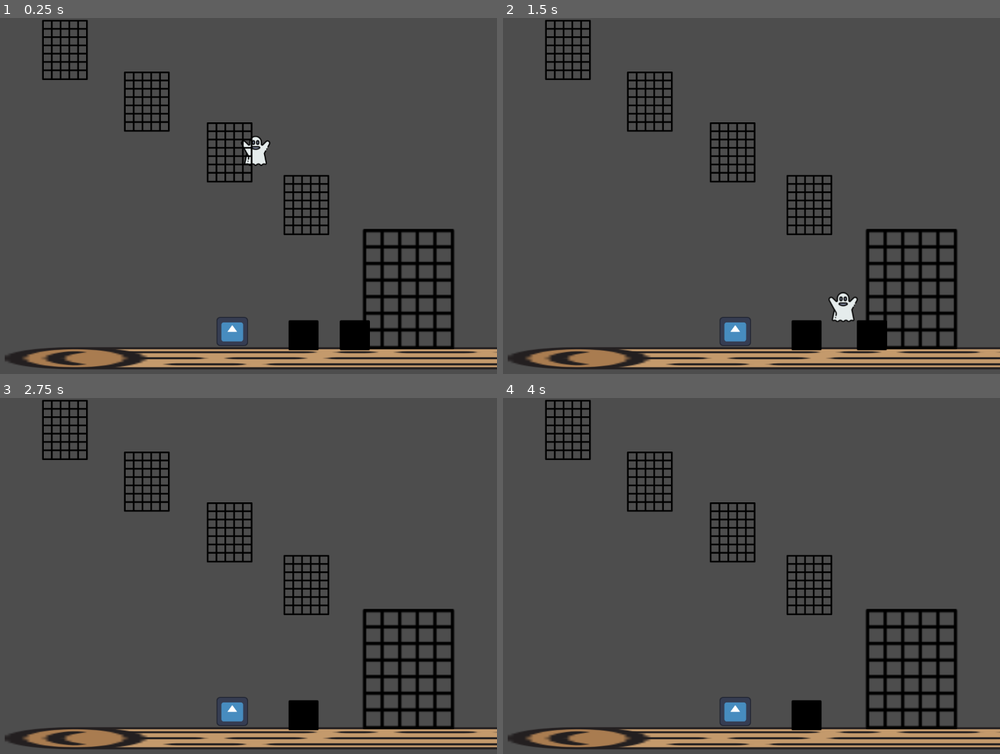
Above: before the commit, frames 1-4 (two rows, left to right).
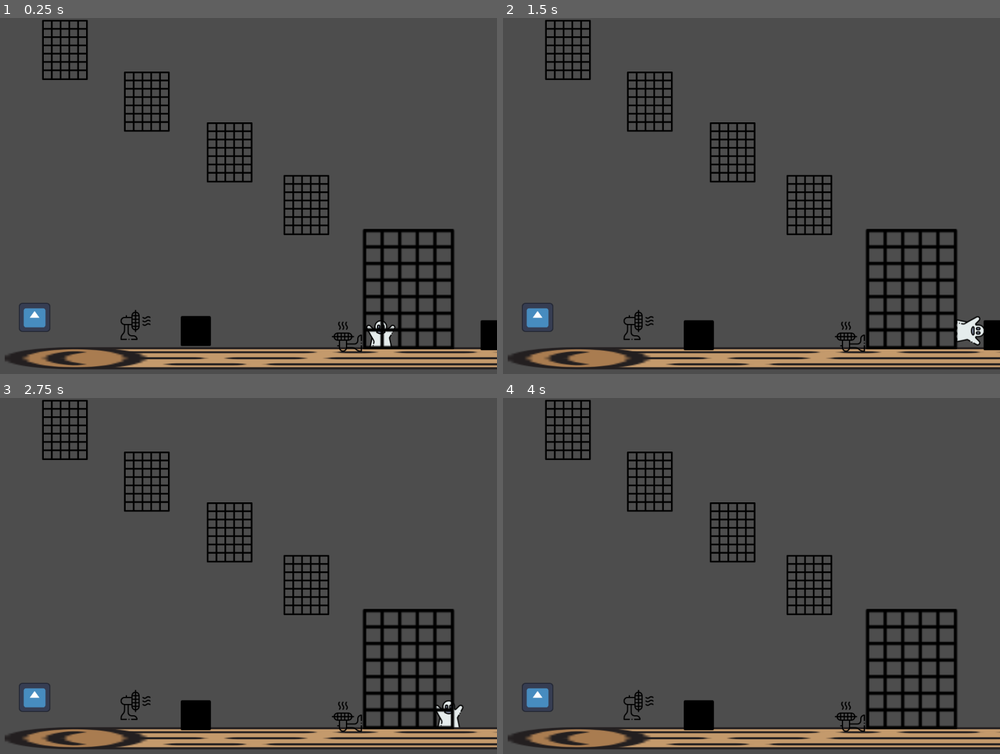
Above: after the commit, the same moments.

Repository: Shinkusen/Bug-me-out
Game: Godot game, scene res://tscn/cenario_1.tscn
Two runs of this game, one before a commit and one after it. Both use one fixed random seed, a clock stepped at 60 frames per second and the inputs below. The engine's default icon, where the game draws it, is replaced by a stand-in: a white triangle on a blue panel in a dark square.
Inputs:
- Up to frame 1 (0.25 s): no input
- Up to frame 2 (1.5 s): hold D (right) from 0.53 s (still down); tap Space (climb) at 0.6 s; tap W (up) at 0.77 s; tap Up (aumentar_linha) at 1.35 s
- Up to frame 3 (2.75 s): tap W (up) at 1.52 s; tap Space (climb) at 1.55, 2.1 s; release D (right) at 2.03 s; hold A (left) from 2.03 s (still down)
- Up to frame 4 (4 s): release A (left) at 2.78 s; hold D (right) from 2.78 s (still down); tap Down (diminuir_linha) at 2.85 s; tap W (up) at 3.02, 3.77 s; tap Space (climb) at 3.05, 3.8 s; tap E (eat) at 3.6 s

The runs differ from the first frame. In frame 1, 2.9% of the frame differs, in the area x 3-100%, y 33-94%; in frame 2, 3.2%, in the area x 3-100%, y 77-94%; in frame 3, 2.1%; in frame 4, 1.9%.

Commit message:
ventilador

Diff:
--- a/scripts/player.gd
+++ b/scripts/player.gd
@@ -37,6 +37,9 @@
 var current_web_length = 0.0
 var target_rope_length = 120.0 # Controle do tamanho da corda
 var hooked_object: RigidBody2D = null
+
+var wind_direction: Vector2 = Vector2.ZERO
+var wind_source_position: Vector2 = Vector2.ZERO
 
 func _init() -> void:
 	GameController.player = self
@@ -100,7 +103,7 @@
 	if input_direction.x > 0: facing = 1
 	elif input_direction.x < 0: facing = -1
 
-	# ---- CLIMBING (ESCALADA) ----
+	# ---- CLIMBING ----
 	if climbing:
 		if input_direction != Vector2.ZERO:
 			velocity = input_direction * speed
@@ -108,18 +111,68 @@
 		else:
 			velocity = velocity.move_toward(Vector2.ZERO, speed)
 
-		# CORREÇÃO AQUI: Chamamos o movimento antes de sair
+		# Se quiser vento na grade, insira lógica simples aqui
 		move_and_slide()
-		return # Agora podemos sair, pois já nos movemos
-
-	# ---- MOVIMENTO NORMAL (Gravidade + Andar) ----
+		return
+
+	# ---- CÁLCULO DO VENTO REALISTA (ATENUAÇÃO) ----
+	var final_wind_velocity = Vector2.ZERO
+
+	if wind_direction != Vector2.ZERO:
+		# 1. Calcular Distância
+		# Usamos distance_to para saber quão longe estamos do ventilador
+		var dist = global_position.distance_to(wind_source_position)
+
+		# Clamp para segurança (evita divisão por zero ou força infinita se encostar no ventilador)
+		# Mínimo 50px, Máximo 300px (alcance do Area2D)
+		dist = clamp(dist, 50.0, 300.0)
+
+		# 2. Calcular Força de Levitação (Eixo Y)
+		# Matemática: Queremos que em 150px a força seja igual a Gravidade (~16.3 per frame)
+		# Constante K = Força_Desejada * Distancia = 16.3 * 150 = 2445
+		var levitation_force = 2445.0 / dist
+
+		# Aplicamos essa força na direção Y
+		# Se estiver segurando bloco, reduzimos a força pela metade (fica mais pesado)
+		if current_web_state == WebState.CARRYING:
+			levitation_force *= 0.5
+
+		final_wind_velocity.y = wind_direction.y * levitation_force
+
+		# 3. Calcular Empurrão Horizontal (Eixo X)
+		# Também usamos a distância: mais perto = empurrão mais forte
+		var push_force_x = 0.0
+		if wind_direction.x != 0:
+			# Fórmula empírica: Perto (50px) = 400 speed, Longe (300px) = 66 speed
+			push_force_x = 20000.0 / dist
+
+			# Regra de Jogabilidade: Se estiver no chão, o atrito segura um pouco
+			if is_on_floor() or current_web_state == WebState.CARRYING:
+				push_force_x = clamp(push_force_x, 0, 100.0) # Teto máximo de 100 no chão
+			else:
+				push_force_x = clamp(push_force_x, 0, 400.0) # Teto máximo de 400 no ar
+
+		final_wind_velocity.x = wind_direction.x * push_force_x
+
+	# ---- MOVIMENTO FÍSICO ----
+
+	# 1. Gravidade
 	if not is_on_floor():
 		velocity.y += gravity * delta
 
+	# 2. Input Horizontal + Vento Horizontal
+	var target_velocity_x = 0.0
 	if input_direction.x != 0:
-		velocity.x = input_direction.x * speed
+		target_velocity_x = input_direction.x * speed
 	else:
-		velocity.x = move_toward(velocity.x, 0, speed)
+		# Desacelera a inércia do player, mas mantém o vento empurrando
+		target_velocity_x = move_toward(velocity.x - final_wind_velocity.x, 0, speed)
+
+	velocity.x = target_velocity_x + final_wind_velocity.x
+
+	# 3. Vertical + Vento Vertical
+	# O vento vertical age como aceleração (soma-se frame a frame)
+	velocity.y += final_wind_velocity.y
 
 	# ---- Charge & Dash ----
 	if Input.is_action_just_pressed("fly") and not dashing and not climbing:
@@ -133,13 +186,12 @@
 
 	if charging and not dashing:
 		charge_timer += delta
-		velocity.x = move_toward(velocity.x, 0, speed)
+		velocity.x = move_toward(velocity.x, 0, speed) + final_wind_velocity.x
 		if not climbing and not is_on_floor(): velocity.y += gravity * delta
 		if charge_timer >= CHARGE_TIME:
 			charging = false
 			dashing = true
-
-		move_and_slide() # Importante ter aqui também para a gravidade funcionar no charge
+		move_and_slide()
 		return
 
 	if Input.is_action_just_released("fly") and dashing: dashing = false
@@ -156,7 +208,6 @@
 				break
 		return
 
-	# Movimento padrão (Andar/Pular)
 	move_and_slide()
 
 # ==========================================================
--- /dev/null
+++ b/scripts/ventilador.gd
@@ -0,0 +1,21 @@
+extends Node2D
+
+var player_na_area: CharacterBody2D = null
+
+func _physics_process(_delta: float) -> void:
+	if player_na_area:
+		# Envia a direção (baseada na rotação)
+		player_na_area.wind_direction = Vector2.RIGHT.rotated(rotation)
+
+		# NOVA LINHA: Envia a posição de origem do vento
+		player_na_area.wind_source_position = global_position
+
+func _on_area_vento_body_entered(body: Node2D) -> void:
+	if body.name == "Player":
+		player_na_area = body
+
+func _on_area_vento_body_exited(body: Node2D) -> void:
+	if body.name == "Player":
+		if player_na_area:
+			player_na_area.wind_direction = Vector2.ZERO
+		player_na_area = null
--- a/tscn/cenario_1.tscn
+++ b/tscn/cenario_1.tscn
@@ -10,6 +10,7 @@
 [ext_resource type="Script" uid="uid://c4se11iu7jggi" path="res://scripts/edible_object.gd" id="7_ag815"]
 [ext_resource type="Texture2D" uid="uid://dgqeo3m2op52p" path="res://icon.svg" id="7_vybtd"]
 [ext_resource type="PackedScene" uid="uid://csstd0twl0uiq" path="res://tscn/bloco.tscn" id="10_pxtd2"]
+[ext_resource type="PackedScene" uid="uid://bu3lavvyof164" path="res://tscn/ventilador.tscn" id="11_2xfxx"]
 
 [sub_resource type="RectangleShape2D" id="RectangleShape2D_640eb"]
 size = Vector2(126.90001, 40)
@@ -30,7 +31,7 @@
 script = ExtResource("1_5yugu")
 
 [node name="Player" parent="." unique_id=2115506010 groups=["player"] instance=ExtResource("1_uppvb")]
-position = Vector2(687, 250)
+position = Vector2(953, 649)
 
 [node name="Tronco" type="Sprite2D" parent="." unique_id=2117998303]
 position = Vector2(794, 724)
@@ -114,6 +115,7 @@
 position = Vector2(600, 450)
 
 [node name="EdibleObject" type="StaticBody2D" parent="." unique_id=1011176961 groups=["edible"]]
+position = Vector2(-420, -30)
 script = ExtResource("7_ag815")
 
 [node name="CollisionShape2D" type="CollisionShape2D" parent="EdibleObject" unique_id=641497080]
@@ -132,11 +134,18 @@
 position = Vector2(692, 663.5)
 shape = SubResource("RectangleShape2D_vybtd")
 
-[node name="Bloco" parent="." unique_id=130143305 instance=ExtResource("10_pxtd2")]
-position = Vector2(789, 657)
+[node name="Bloco_1" parent="." unique_id=130143305 instance=ExtResource("10_pxtd2")]
+position = Vector2(560, 638)
 
-[node name="Bloco2" parent="." unique_id=503634058 instance=ExtResource("10_pxtd2")]
-position = Vector2(898, 654)
+[node name="Bloco_2" parent="." unique_id=503634058 instance=ExtResource("10_pxtd2")]
+position = Vector2(1197, 656)
+
+[node name="Ventilador_1" parent="." unique_id=638374821 instance=ExtResource("11_2xfxx")]
+position = Vector2(432, 653)
+
+[node name="Ventilador_2" parent="." unique_id=1894964831 instance=ExtResource("11_2xfxx")]
+position = Vector2(881, 678)
+rotation = -1.5707964
 
 [connection signal="body_entered" from="Grade_1/Area" to="Grade_1/Area" method="_on_body_entered"]
 [connection signal="body_exited" from="Grade_1/Area" to="Grade_1/Area" method="_on_body_exited"]
--- /dev/null
+++ b/tscn/ventilador.tscn
@@ -0,0 +1,22 @@
+[gd_scene format=3 uid="uid://bu3lavvyof164"]
+
+[ext_resource type="Script" uid="uid://mo47tiumw1cm" path="res://scripts/ventilador.gd" id="1_im8bh"]
+[ext_resource type="Texture2D" uid="uid://bacygkewam30i" path="res://sprites/ventilador.png" id="1_l3vub"]
+
+[sub_resource type="RectangleShape2D" id="RectangleShape2D_l3vub"]
+size = Vector2(300, 64)
+
+[node name="Ventilador" type="Node2D" unique_id=638374821]
+script = ExtResource("1_im8bh")
+
+[node name="Sprite2D" type="Sprite2D" parent="." unique_id=982458154]
+texture = ExtResource("1_l3vub")
+
+[node name="AreaVento" type="Area2D" parent="." unique_id=1745555943]
+
+[node name="CollisionShape2D" type="CollisionShape2D" parent="AreaVento" unique_id=2026183163]
+position = Vector2(182, 0)
+shape = SubResource("RectangleShape2D_l3vub")
+
+[connection signal="body_entered" from="AreaVento" to="." method="_on_area_vento_body_entered"]
+[connection signal="body_exited" from="AreaVento" to="." method="_on_area_vento_body_exited"]
Not shown, added: scripts/ventilador.gd.uid
Binary file added: sprites/ventilador.png
Not shown, added: sprites/ventilador.png.import
